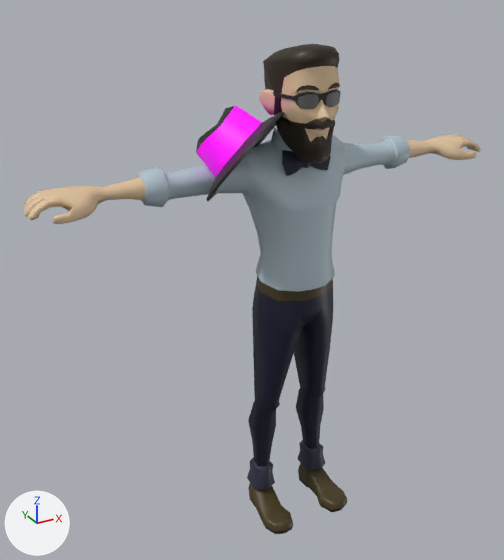
What one commit did to the FBX model LD46/Assets/Animations/Guest/onFire.fbx.
Both versions are drawn from a camera (50 mm lens) standing at (-1.324, -2.059, 2.113) and looking at (-0.138, 0.098, 1.035). The axes (+X, +Y, +Z) are drawn at lower left. The lights are the same throughout. Where no turn or scale is listed for an object, it has been applied to the vertices.

The first picture shows 'guest_rig:dancer_m_beard_mesh', 'guest_rig:dancer_m_body_mesh', 'guest_rig:dancer_m_fedora_mesh', 'guest_rig:dancer_m_googles_mesh', 'guest_rig:dancer_m_head_mesh', 'guest_rig:dancer_m_paharita_mesh'.
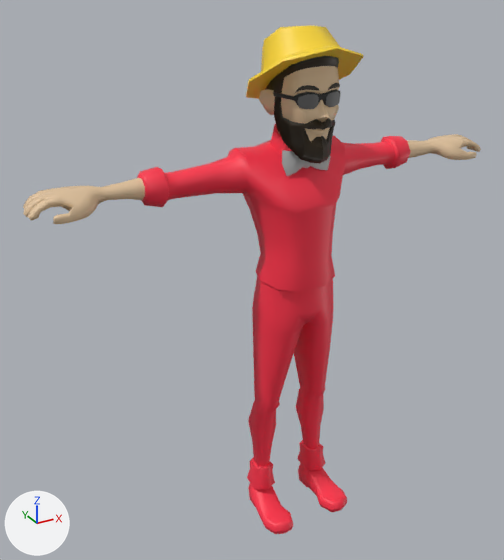
Location of each change, (x1, y1, x2, y2) in pixels of the pictures (504 x 560 px):
'guest_rig:dancer_m_fedora_mesh', reshaped, moved, turned, rescaled: before (196, 106, 285, 202); after (246, 26, 364, 99)
'guest_rig:dancer_m_paharita_mesh', recoloured (black to grey): (282, 150, 331, 176) in both
part 1 of me_mesh_002, recoloured (grey to red): (137, 126, 410, 291) in both
part 2 of me_mesh_002, recoloured (brown to red): (248, 275, 347, 532) in both
part 3 of me_mesh_002, recoloured (grey to red): (249, 476, 346, 534) in both
part 4 of me_mesh_002, recoloured: (248, 284, 333, 466) in both
part 5 of me_mesh_002, recoloured: (247, 440, 325, 489) in both

What the commit changed:
Material 'lambert1' (mat_lambert1) is new.
Its base color is (0.5, 0.5, 0.5) (grey #bcbcbc).
Material 'guest_rig:guest_mat' (mat_guest_rig_guest_mat) is new.
Its base color is (1.0, 0.032, 0.0692) (red #ff324a).
me_mesh_001 has 23 vertices, 24 faces and spans x -0.101..0.101, y -0.062..-0.022, z 1.472..1.558.
me_mesh_001 no longer uses material mat_guest_rig_dancer_m_pants (dark blue #0d132d).
me_mesh_001 now uses material mat_lambert1 (grey #bcbcbc).
me_mesh_002 has 864 vertices, 917 faces and spans x -0.95..0.95, y -0.19..0.17, z 0.0..1.62.
me_mesh_002 is used by ob_guest_rig_dancer_m_body_mesh; location (0.0, 0.0, 0.0).
me_mesh_002 no longer uses material mat_guest_rig_guestskin_dancer_m_skin1 (beige #e2c49e).
me_mesh_002 part 1: all 241 faces that had it switch from mat_guest_rig_guestskin_dancer_m_shirt1 (light grey #b3c5cd) to mat_guest_rig_guest_mat (red #ff324a).
me_mesh_002 part 2: all 66 faces that had it switch from mat_guest_rig_guestskin_dancer_m_leather1 (brown #453a18) to mat_guest_rig_guest_mat (red #ff324a).
me_mesh_002 part 3: all 44 faces that had it switch from mat_guest_rig_guestskin_dancer_m_shoes_goggles1 (black #1e1e1e) to mat_guest_rig_guest_mat (red #ff324a).
me_mesh_002 part 4: all 134 faces that had it switch from mat_guest_rig_guestskin_dancer_m_pants1 (dark blue #0d132d) to mat_guest_rig_guest_mat (red #ff324a).
me_mesh_002 part 5: all 50 faces that had it switch from mat_guest_rig_guestskin_dancer_m_pants_3 (dark blue #303345) to mat_guest_rig_guest_mat (red #ff324a).
me_mesh_002 now uses material mat_guest_rig_dancer_m_skin (beige #e2c49e).
me_mesh_005 is used by ob_guest_rig_dancer_m_fedora_mesh; parent ob_guest_rig_dancer_m_mesh; location (-23.38, 61.61, -0.284); rotation (-0.0338, 0.00917, 0.727), in degrees (-1.9, 0.5, 42).
me_mesh_005 had 42 vertices, 48 faces and spanned x -20.2..20.2, y -13.4..13.4, z -19.2..19.2.
me_mesh_005 now has 42 vertices, 48 faces and spans x -20.2..20.2, y 168.8..195.9, z -18.6..19.8.
me_mesh_005 part 6: 42 of 42 vertices moved; they spanned x -20.2..20.2, y -13.4..13.4, z -19.2..19.2 and now span x -20.2..20.2, y 168.8..195.9, z -18.6..19.8; mean shift (0.0, 182.2, 0.6); largest move (0.0, 7.5, 11.6) -> (0.0, 190.4, 13.6).
In object 'guest_rig:dancer_m_fedora_mesh' (ob_guest_rig_dancer_m_fedora_mesh), parent is no longer ob_guest_rig_dancer_m_mesh.
Object 'guest_rig:dancer_m_fedora_mesh' (ob_guest_rig_dancer_m_fedora_mesh) moves from (-23.38, 61.61, -0.284) to (0.0, 0.0, 0.0).
Object 'guest_rig:dancer_m_fedora_mesh' (ob_guest_rig_dancer_m_fedora_mesh) turns from (-1.9, 0.5, 42) to (90, 0, 0) degrees about x, y and z.
Object 'guest_rig:dancer_m_fedora_mesh' (ob_guest_rig_dancer_m_fedora_mesh) is rescaled from (1.0, 1.0, 1.0) to (0.01, 0.01, 0.01).
